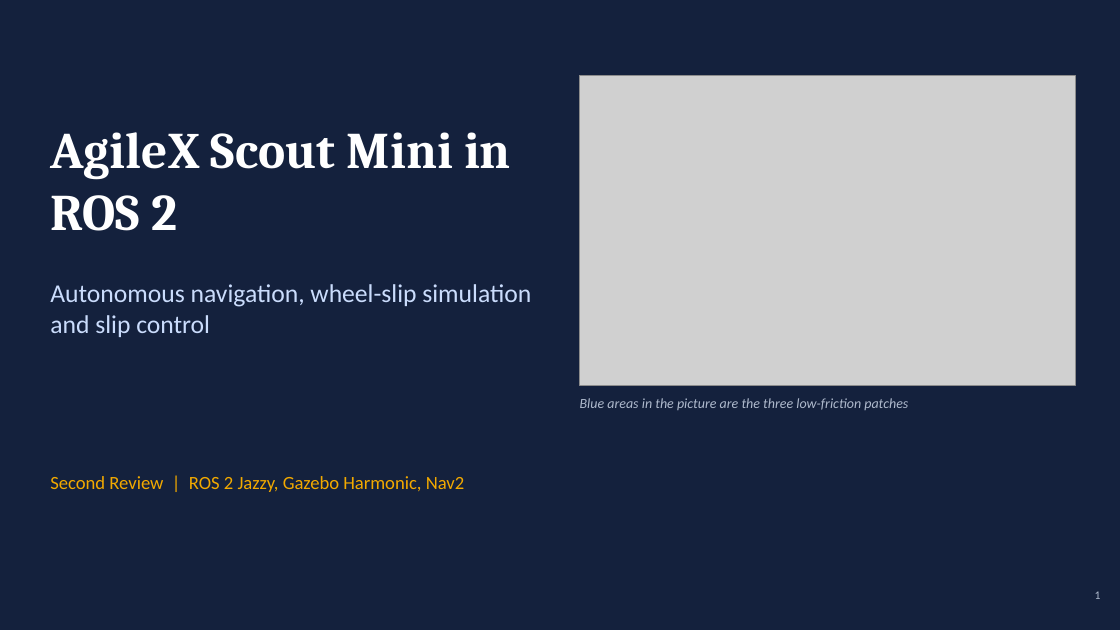
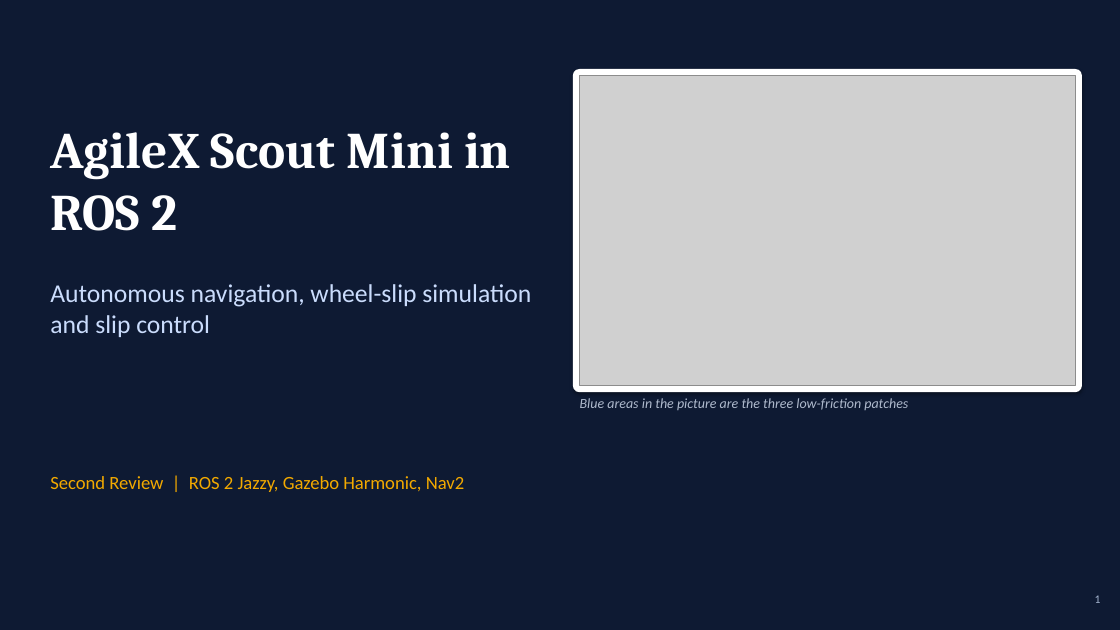
Before and after one commit to Saibts/AgileX_ScoutMini_JAZZY, a slide deck: slide 1 of docs/Scout_Mini_Project_Presentation.pptx. Drawn at 1120x630 pixels with LibreOffice and Linux fonts; fonts in the diff are those of the drawing; grey boxes stand for pictures. Boxes give left, top, right and bottom in pixels: in the first picture for what was removed or moved away, otherwise in the second. Text is boxed around its words. In the diff, an @@ line names an element or a change of style, - is before the commit and + after.

```diff
--- a/docs/Scout_Mini_Project_Presentation.pptx
+++ b/docs/Scout_Mini_Project_Presentation.pptx
@@ background #14213D to #0E1A33 @@
@@ rounded rectangle added at [573, 69, 1082, 392], fill #FFFFFF @@
@@ text "1" at [1095, 595, 1101, 603]: text colour #AEB9CC to #A3B3CE @@
```
Also in this commit, not shown: 14 other slides changed.
